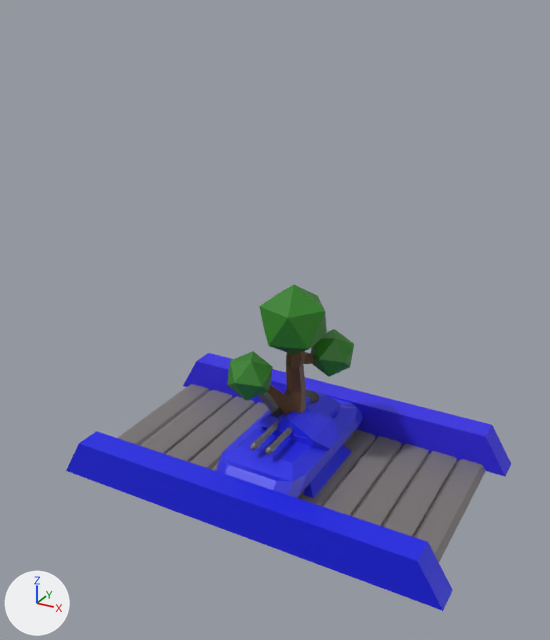
The FBX model blender/assets.fbx, before and after one commit.
Rendered twice from a 50 mm lens placed at (0.0616, -0.1199, 0.0925), pointed at (-0.0022, -0.0039, 0.0345). Every picture has the same lights, and +X, +Y and +Z are marked at lower left. Where no turn or scale is listed for an object, it has been applied to the vertices.

The first picture shows 'AntiAircraft', 'AntiAircraftBase', 'Bridge', 'TankBody', 'TankTurret', 'Tree1'.
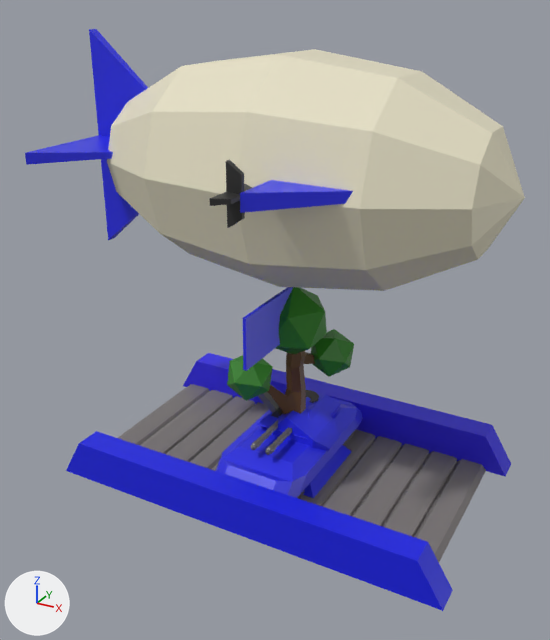
Changed parts and their boxes [x1, y1, x2, y2] in the pictures (550 x 640 px):
'AirShip', added: after [25, 29, 525, 291]
    faces in mat_canvas (white #e7e1c6): [107, 49, 525, 291]
    faces in mat_faction (blue #282ce7): [25, 29, 353, 240]
    faces in mat_barrelbits (black #2c2c2c): [209, 160, 252, 228]
'Flag', added (blue): after [243, 287, 293, 371]

What the commit changed:
Material 'Canvas' (mat_canvas) is new.
Its base color is (0.8, 0.753, 0.567) (white #e7e1c6).
Mesh me_sphere is new.
It has 108 vertices, 102 faces and spans x -0.0441..0.0397, y -0.0325..0.0325, z -0.0199..0.0224.
Faces by material slot: [18, 24, 60].
It uses material mat_faction (blue #282ce7).
It uses material mat_barrelbits (black #2c2c2c).
It uses material mat_canvas (white #e7e1c6).
Mesh me_cylinder_001 is new.
It has 46 vertices, 38 faces and spans x -0.0057..0.0057, y -0.0188..0.0057, z -0.0219..0.0211.
Faces by material slot: [13, 24, 1].
It uses material mat_faction (blue #282ce7).
It uses material mat_barrel (grey #747474).
It uses material mat_barrelbits (black #2c2c2c).
Object 'AirShip' (ob_airship) is new; it shows me_sphere.
Its location is (0.0, 0.0, 0.0624).
Object 'Flag' (ob_flag) is new; it shows me_cylinder_001.
Its location is (0.0, 0.0, 0.0222).
